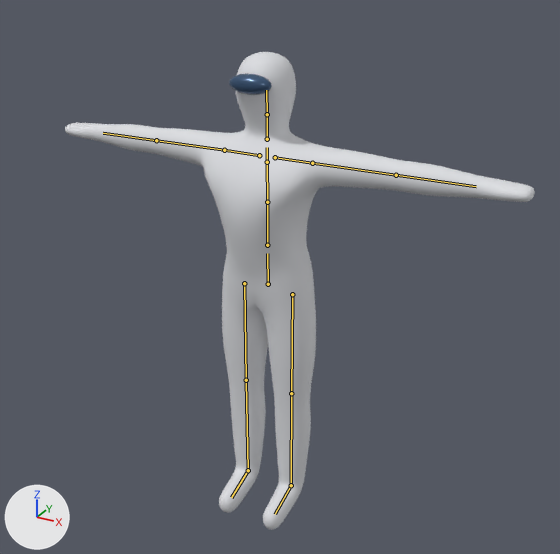
The FBX model Assets/Models/CharacterModels/Mannequin/Mannequin.fbx: old version first, new version second.
Rendered twice from a camera (50 mm lens) standing at (1.268, -2.218, 2.097) and looking at (0.094, -0.083, 1.03). The lights are fixed; the arrows at lower left show +X, +Y and +Z. The picture after the commit comes second. The bones that change, and the others that lie on the model, are drawn over the model as lines.

The first picture shows 'Body'.
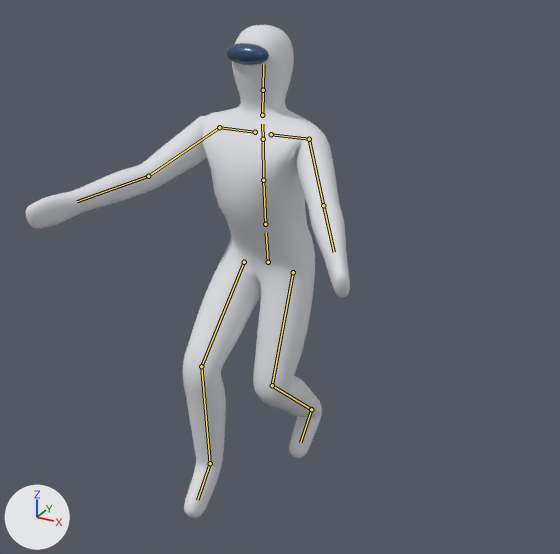
The newer file adds an action. The first version stands in its rest pose; the second is drawn at frame 45 of the action 'Armature|Swim'.

Changed parts and their boxes (x1, y1, x2, y2) in the pictures (560 x 554 px):
'Body', posed (31% narrower): before (65, 52, 535, 530); after (25, 25, 350, 518)
bone 'Hips', root to tip: before (268, 284) to (267, 253); after (268, 262) to (266, 232)
bone 'Spine', root to tip: before (267, 245) to (267, 202); after (265, 224) to (263, 180)
bone 'Chest', root to tip: before (267, 202) to (267, 162); after (263, 180) to (263, 139)
bone 'Neck', root to tip: before (267, 139) to (267, 114); after (262, 115) to (263, 90)
bone 'Head', root to tip: before (267, 114) to (266, 90); after (263, 90) to (263, 64)
bone 'LeftShoulder', root to tip: before (275, 157) to (312, 163); after (271, 134) to (309, 139)
bone 'LeftUpperArm', root to tip: before (312, 163) to (396, 175); after (309, 139) to (323, 205)
bone 'LeftLowerArm', root to tip: before (396, 175) to (476, 186); after (323, 205) to (334, 252)
bone 'RightShoulder', root to tip: before (259, 155) to (224, 150); after (255, 132) to (219, 127)
bone 'RightUpperArm', root to tip: before (224, 150) to (156, 140); after (219, 127) to (148, 176)
bone 'RightLowerArm', root to tip: before (156, 140) to (103, 133); after (148, 176) to (77, 201)
bone 'LeftUpperLeg', root to tip: before (292, 294) to (291, 393); after (293, 272) to (272, 385)
bone 'LeftLowerLeg', root to tip: before (291, 393) to (291, 485); after (272, 385) to (311, 409)
bone 'LeftFoot', root to tip: before (291, 485) to (275, 514); after (311, 409) to (300, 442)
bone 'RightUpperLeg', root to tip: before (244, 283) to (246, 380); after (244, 262) to (201, 366)
bone 'RightLowerLeg', root to tip: before (246, 380) to (248, 470); after (201, 366) to (210, 463)
bone 'RightFoot', root to tip: before (248, 470) to (231, 497); after (210, 463) to (197, 500)

What the commit changed:
Bone 'Hips' (bone_hips) moves from (0.0, 0.0, 0.0) to (0.0, 0.085, 0.0).
Bone 'Hips' (bone_hips) turns from (0, 0, 0) to (6, 0, 0) degrees about its own x, y and z.
Bone 'Spine' (bone_spine) turns from (0, 0, 0) to (-3, 0, 0) degrees about its own x, y and z.
Bone 'Chest' (bone_chest) turns from (0, 0, 0) to (-2, 0, 0) degrees about its own x, y and z.
Bone 'Neck' (bone_neck) turns from (0, 0, 0) to (-3, 0, 0) degrees about its own x, y and z.
Bone 'Head' (bone_head) turns from (0, 0, 0) to (-3, 0, 0) degrees about its own x, y and z.
Bone 'LeftShoulder' (bone_leftshoulder) turns from (0, 0, 0) to (0, -1, 0) degrees about its own x, y and z.
Bone 'LeftUpperArm' (bone_leftupperarm) turns from (0, 0, 0) to (-58, -56, 0) degrees about its own x, y and z.
Bone 'LeftLowerArm' (bone_leftlowerarm) turns from (0, 0, 0) to (2, -10, -17) degrees about its own x, y and z.
Bone 'RightShoulder' (bone_rightshoulder) turns from (0, 0, 0) to (0, 1, 0) degrees about its own x, y and z.
Bone 'RightUpperArm' (bone_rightupperarm) turns from (0, 0, 0) to (-58, 56, 0) degrees about its own x, y and z.
Bone 'RightLowerArm' (bone_rightlowerarm) turns from (0, 0, 0) to (2, 10, 17) degrees about its own x, y and z.
Bone 'LeftUpperLeg' (bone_leftupperleg) turns from (0, 0, 0) to (28, 0, 0) degrees about its own x, y and z.
Bone 'LeftLowerLeg' (bone_leftlowerleg) turns from (0, 0, 0) to (-71, 0, 0) degrees about its own x, y and z.
Bone 'LeftFoot' (bone_leftfoot) turns from (0, 0, 0) to (19, 0, 0) degrees about its own x, y and z.
Bone 'RightUpperLeg' (bone_rightupperleg) turns from (0, 0, 0) to (52, 0, 0) degrees about its own x, y and z.
Bone 'RightLowerLeg' (bone_rightlowerleg) turns from (0, 0, 0) to (-49, 0, 0) degrees about its own x, y and z.
Bone 'RightFoot' (bone_rightfoot) turns from (0, 0, 0) to (-27, 0, 0) degrees about its own x, y and z.
